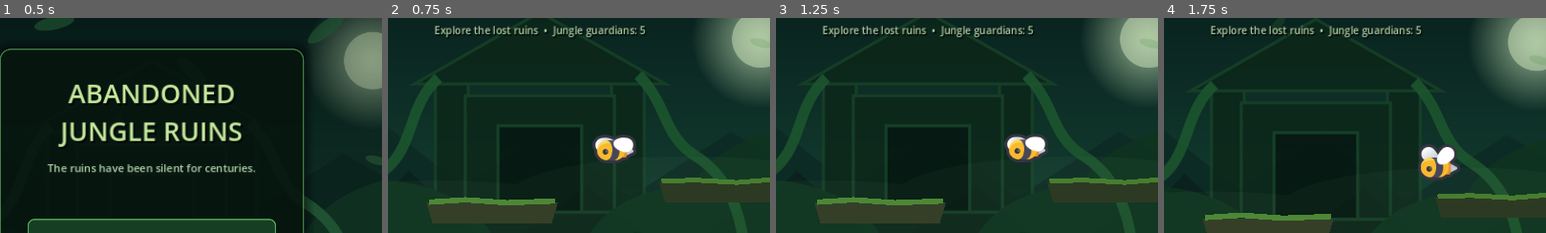
Above: before the commit, frames 1-4 (left to right).
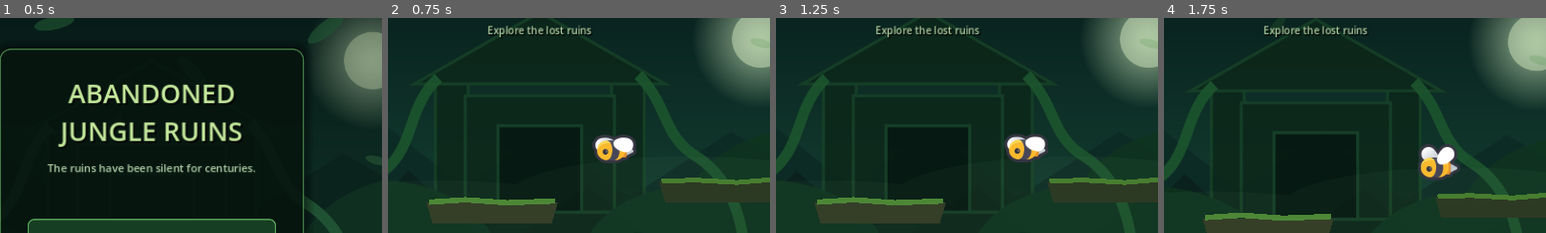
Above: after the commit, the same moments.

Repository: PlanBan/PlanBan
Game: Godot game, scene res://scenes/menu/MainMenu.tscn
The game is run twice, just before and just after one commit, with the same random seed, the same clock (stepped at 60 frames per second) and the same inputs.
Inputs:
- Up to frame 1 (0.5 s): no input
- Up to frame 2 (0.75 s): click "PLAY" at 0.5 s
- Up to frame 3 (1.25 s): no input
- Up to frame 4 (1.75 s): hold D (move_right) from 1.28 s (still down); tap F (attack) at 1.35 s; tap Space (jump) at 1.52 s
The pictures show only the part of the screen within x 30-80%, y 10-60%; the shares and areas given below are measured in that part.

Frame 1 is identical in both runs. In frame 2, 1.4% of the frame differs, in the area x 12-68%, y 3-10%; in frame 3, 1.4%; in frame 4, 1.4%.
Error after the commit: Invalid access to property or key 'entered' on a base object of type 'null instance'. (res://scripts/jungle_level.gd:36)

Commit message:
Wire relic objective and ancient exit

Diff:
--- a/AbandonedJungleGame/game/scripts/jungle_level.gd
+++ b/AbandonedJungleGame/game/scripts/jungle_level.gd
@@ -3,13 +3,17 @@
 @export_file("*.tscn") var menu_scene: String = "res://scenes/menu/MainMenu.tscn"
 
 @onready var player: JunglePlayer = $Actors/Player
+@onready var exit_temple: JungleExitTemple = $ObjectiveItems/ExitTemple
 @onready var hp_label: Label = $HUD/TopBar/HP
 @onready var score_label: Label = $HUD/TopBar/Score
 @onready var objective_label: Label = $HUD/Objective
 @onready var game_over_panel: Control = $HUD/GameOver
+@onready var win_panel: Control = $HUD/Win
 
 var score: int = 0
 var enemies_remaining: int = 0
+var relics_remaining: int = 0
+var total_relics: int = 0
 
 func _ready() -> void:
 	player.health_changed.connect(_on_player_health_changed)
@@ -21,6 +25,16 @@
 	for enemy in enemies:
 		if enemy.has_signal("defeated"):
 			enemy.defeated.connect(_on_enemy_defeated)
+
+	var relics := get_tree().get_nodes_in_group("relics")
+	total_relics = relics.size()
+	relics_remaining = total_relics
+	for relic in relics:
+		if relic.has_signal("collected"):
+			relic.collected.connect(_on_relic_collected)
+
+	exit_temple.entered.connect(_on_exit_entered)
+	exit_temple.set_active(relics_remaining == 0)
 	_update_score()
 	_update_objective()
 
@@ -35,19 +49,33 @@
 	score += value
 	enemies_remaining = maxi(enemies_remaining - 1, 0)
 	_update_score()
+
+func _on_relic_collected(value: int) -> void:
+	score += value
+	relics_remaining = maxi(relics_remaining - 1, 0)
+	_update_score()
 	_update_objective()
+	if relics_remaining == 0:
+		exit_temple.set_active(true)
 
 func _update_score() -> void:
 	score_label.text = "SCORE  %05d" % score
 
 func _update_objective() -> void:
-	if enemies_remaining > 0:
-		objective_label.text = "Explore the lost ruins  •  Jungle guardians: %d" % enemies_remaining
+	var collected := total_relics - relics_remaining
+	if relics_remaining > 0:
+		objective_label.text = "Ancient relics  %d / %d   •   Find them all to unseal the temple" % [collected, total_relics]
 	else:
-		objective_label.text = "The path is quiet... search deeper into the ruins."
+		objective_label.text = "All relics recovered   •   The temple gate is OPEN"
 
 func _on_player_died() -> void:
 	game_over_panel.visible = true
+
+func _on_exit_entered() -> void:
+	win_panel.visible = true
+	player.set_physics_process(false)
+	for enemy in get_tree().get_nodes_in_group("enemies"):
+		enemy.set_physics_process(false)
 
 func _on_restart_pressed() -> void:
 	get_tree().reload_current_scene()
